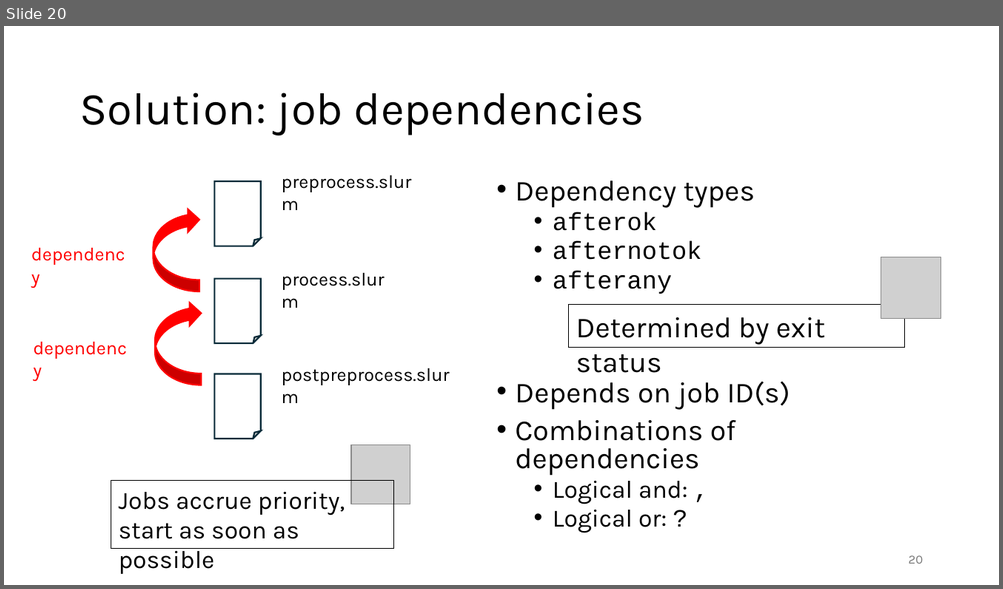
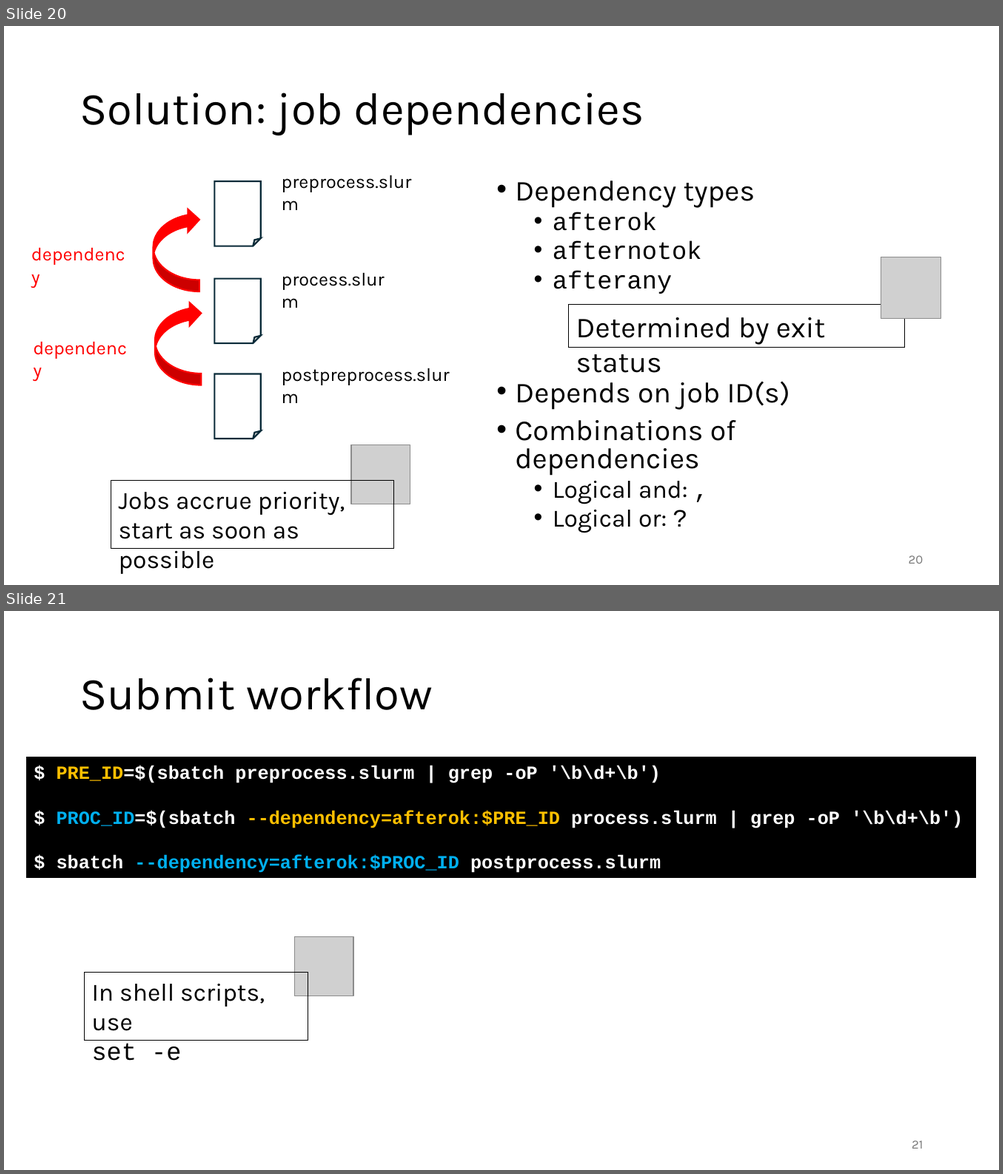
Before and after one commit to gjbex/Workflows-for-HPC, a slide deck: workflow_for_HPC.pptx. Shown one above the other, each under a label of ours: slide 20 before the commit, slides 20 and 21 after it. The pictures are 1003x589 and 1003x1174 pixels, drawn with LibreOffice and Linux fonts; fonts in the diff are those of the drawing; grey boxes stand for pictures. Boxes give left, top, right and bottom in pixels: in the first picture for what was removed or moved away, otherwise in the second. Text is boxed around its words. In the diff, an @@ line names an element or a change of style, - is before the commit and + after.

Commit message:
Add submission of jobs with dependencies

```diff
--- a/workflow_for_HPC.pptx
+++ b/workflow_for_HPC.pptx
@@ slide 21 added at (4, 611, 999, 1170), background #FFFFFF @@
@@ title added at (79, 678, 432, 710), 44 pt, text #000000 @@
+Submit workflow
@@ rectangle added at (26, 758, 976, 878), fill #000000, outline #000000 0.75 pt, 18 pt, text #FFFFFF, bold @@
+$ PRE_ID=$(sbatch preprocess.slurm | grep -oP '\b\d+\b')
+$ PROC_ID=$(sbatch --dependency=afterok:$PRE_ID process.slurm | grep -oP '\b\d+\b')
+$ sbatch --dependency=afterok:$PROC_ID postprocess.slurm
@@ picture added at (294, 937, 353, 996) @@
@@ rectangle added at (85, 973, 307, 1041), outline #000000 0.75 pt, 24 pt, text #000000 @@
+In shell scripts, use
+set -e
@@ page number added at (911, 1141, 922, 1149), 12 pt, text #797979 @@
+21
```
